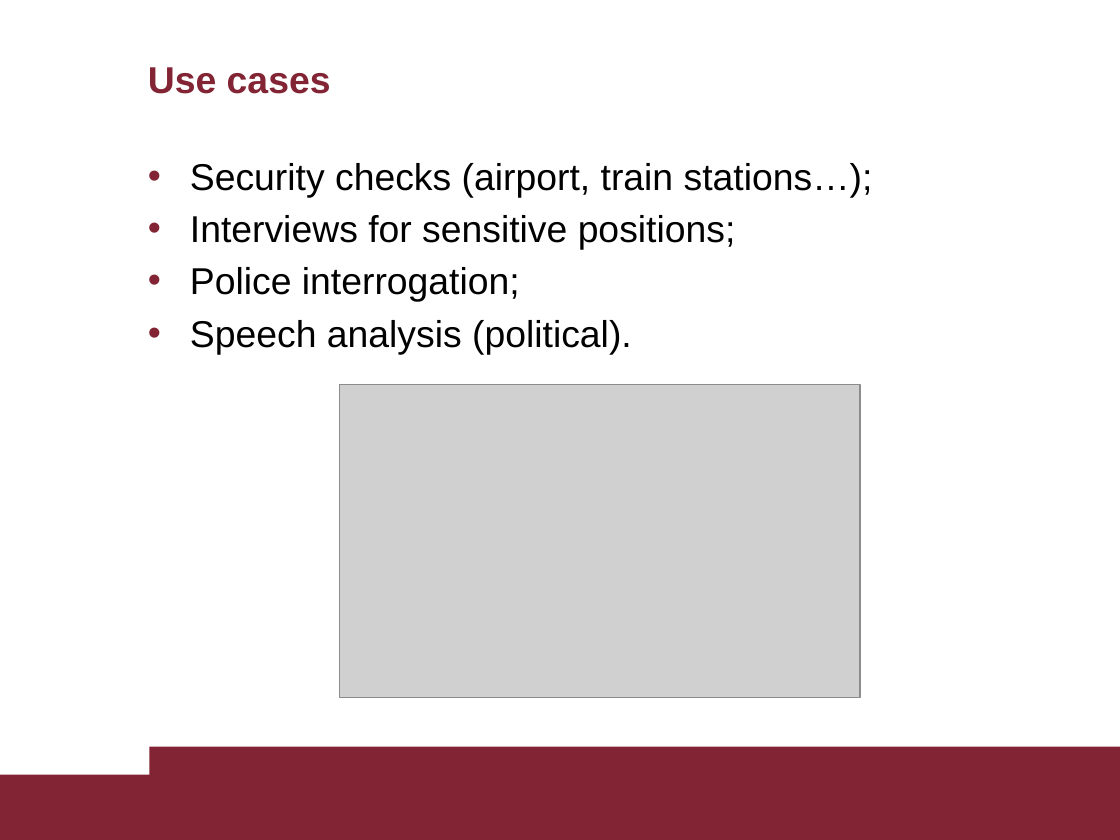
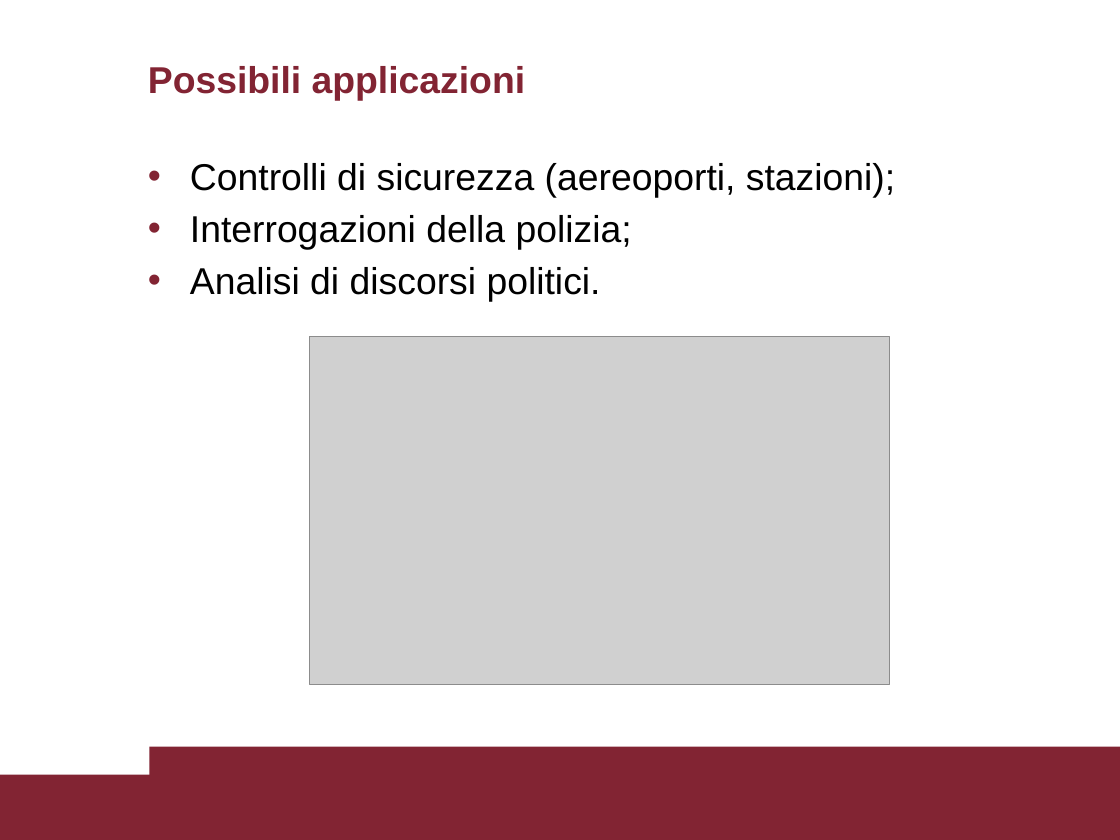
Before and after one commit to AscaL/thesis, a slide deck: slide 4 of Tesi Emanuele Orfanelli 1383726.pptx. Drawn at 1120x840 pixels with LibreOffice and Linux fonts; fonts in the diff are those of the drawing; grey boxes stand for pictures. Boxes give left, top, right and bottom in pixels: in the first picture for what was removed or moved away, otherwise in the second. Text is boxed around its words. In the diff, an @@ line names an element or a change of style, - is before the commit and + after.

```diff
--- a/Tesi Emanuele Orfanelli 1383726.pptx
+++ b/Tesi Emanuele Orfanelli 1383726.pptx
@@ title at box(148, 66, 526, 100): text changed @@
-Use cases
+Possibili applicazioni
@@ text at box(190, 163, 895, 302): text changed @@
-• Security checks (airport, train stations…);
-• Interviews for sensitive positions;
-• Police interrogation;
-• Speech analysis (political).
+• Controlli di sicurezza (aereoporti, stazioni);
+• Interrogazioni della polizia;
+• Analisi di discorsi politici.
@@ picture: place and size @@
-picture at box(339, 385, 860, 698)
+picture at box(310, 337, 890, 685)
```
Also in this commit, not shown: 22 other slides changed, 1 slide added, 3 slides removed, 1 other file.
